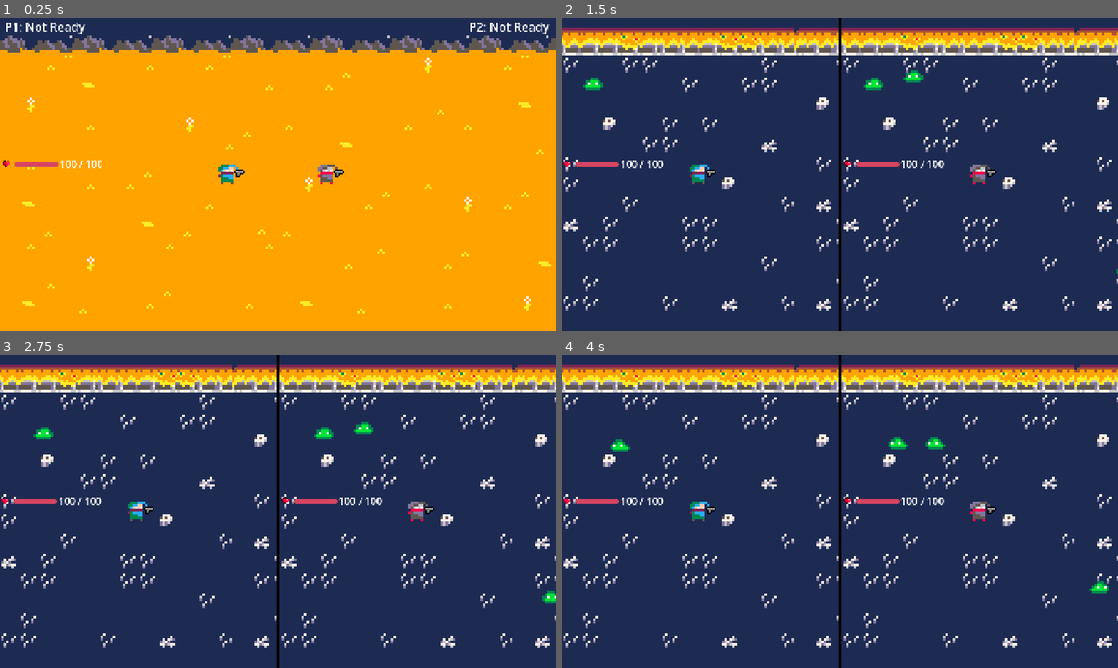
Above: before the commit, frames 1-4 (two rows, left to right).
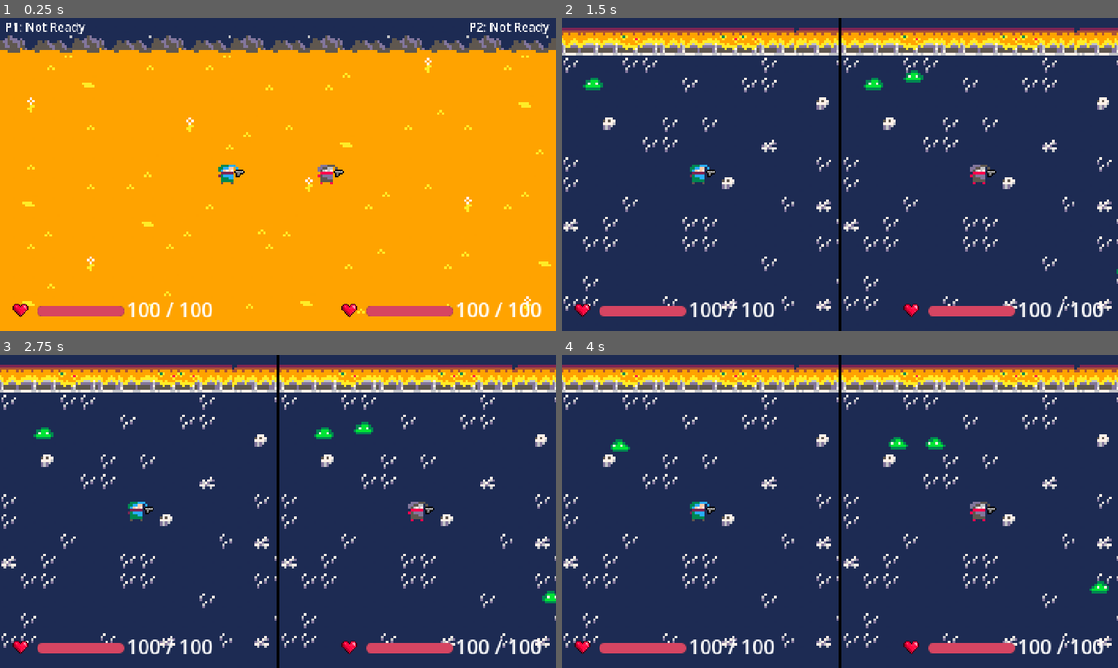
Above: after the commit, the same moments.

Repository: SamZhang150/rivals-ascent
Game: Godot game, scene res://scenes/core/splitscreen.tscn
Same seed, same stepped clock (60 frames per second), same inputs: the game is played once before the commit and once after it.
Inputs (mouse positions are in pixels of both pictures, inside the frame that each line leads up to):
- Up to frame 1 (0.25 s): no input
- Up to frame 2 (1.5 s): tap Enter at 0.5 s; move the mouse to (962, 158) at 0.52 s; hold Shift (p1_ready) 0.53-1.28 s; tap Space at 1.25 s; move the mouse to (728, 190) at 1.27 s; tap M (p2_ready) at 1.35 s
- Up to frame 3 (2.75 s): move the mouse to (333, 442) at 2.02 s; hold Shift (p1_ready) from 2.03 s (still down)
- Up to frame 4 (4 s): move the mouse to (812, 574) at 2.77 s; release Shift (p1_ready) at 2.78 s; tap M (p2_ready) at 2.85 s; move the mouse to (1006, 558) at 3.52 s; hold Shift (p1_ready) from 3.53 s (still down)

The runs differ from the first frame. In frame 1, 2.1% of the frame differs, in the area x 0-98%, y 45-96%; in frame 2, 2.3%; in frame 3, 2.3%; in frame 4, 2.3%.

Commit message:
fix health ui, add lobby respawning

Diff:
--- a/scenes/core/splitscreen.tscn
+++ b/scenes/core/splitscreen.tscn
@@ -50,9 +50,6 @@
 size = Vector2i(216, 244)
 render_target_update_mode = 4
 
-[node name="HealthUI" parent="ScreenDisplay/ViewportContainer/Left" unique_id=830834019 instance=ExtResource("6_uskqa")]
-layout_mode = 2
-
 [node name="Right" type="SubViewportContainer" parent="ScreenDisplay/ViewportContainer" unique_id=546929494]
 layout_mode = 2
 size_flags_horizontal = 3
@@ -63,9 +60,6 @@
 snap_2d_vertices_to_pixel = true
 size = Vector2i(216, 244)
 render_target_update_mode = 4
-
-[node name="HealthUI" parent="ScreenDisplay/ViewportContainer/Right" unique_id=695591265 instance=ExtResource("6_uskqa")]
-layout_mode = 2
 
 [node name="UI" type="CanvasLayer" parent="." unique_id=347216691]
 
@@ -112,3 +106,8 @@
 offset_bottom = 23.0
 
 [node name="ShopUI" parent="UI" unique_id=1017933386 instance=ExtResource("6_w74f3")]
+
+[node name="HealthUILeft" parent="UI" unique_id=1253297385 instance=ExtResource("6_uskqa")]
+is_left = true
+
+[node name="HealthUIRight" parent="UI" unique_id=1368796784 instance=ExtResource("6_uskqa")]
--- a/scenes/ui/health_ui.tscn
+++ b/scenes/ui/health_ui.tscn
@@ -6,7 +6,6 @@
 [node name="HealthUI" type="Control" unique_id=1253297385]
 layout_mode = 3
 anchors_preset = 0
-scale = Vector2(0.5, 0.5)
 script = ExtResource("1_hdb0t")
 
 [node name="Heart" type="TextureRect" parent="." unique_id=302143614]
--- a/scripts/core/splitscreen.gd
+++ b/scripts/core/splitscreen.gd
@@ -150,14 +150,14 @@
 	p1 = player_scene.instantiate() as CharacterBody2D
 	p1.name = "Player1"
 	p1.player_id = 1                    # set BEFORE add_child
-	p1.health_ui = $ScreenDisplay/ViewportContainer/Left/HealthUI
+	p1.health_ui = $UI/HealthUILeft
 	p1.set_meta("player_id", 1)
 	world.add_child(p1)                 # _ready() fires here
 
 	p2 = player_scene.instantiate() as CharacterBody2D
 	p2.name = "Player2"
 	p2.player_id = 2                    # set BEFORE add_child
-	p2.health_ui = $ScreenDisplay/ViewportContainer/Right/HealthUI
+	p2.health_ui = $UI/HealthUIRight
 	p2.set_meta("player_id", 2)
 	world.add_child(p2)
 
@@ -329,9 +329,17 @@
 		_transition_to(Phase.SHOP_WAITING)
 
 
-# ─── PVP RESOLUTION ─────────────────────────────────────
+# ─── PVP RESOLUTION / LOBBY RESPAWN ────────────────────
 ## Call this from the player script when a player dies
 func on_player_died(player_id: int):
+	if phase == Phase.LOBBY:
+		var player = p1 if player_id == 1 else p2
+		get_tree().create_timer(2.0).timeout.connect(func() -> void:
+			if phase == Phase.LOBBY and lobby_instance:
+				var spawn = lobby_instance.get_node("SpawnPoint") as Marker2D
+				player.respawn_at(spawn.global_position)
+		)
+		return
 	if phase != Phase.PVP:
 		return
 	if player_id == 1:
--- a/scripts/player.gd
+++ b/scripts/player.gd
@@ -32,6 +32,8 @@
 var last_move_direction: Vector2 = Vector2.RIGHT
 var equipped_weapon: Node2D = null
 
+var is_invulnerable: bool = false
+
 # Shop / progression state
 var gold: int = 100
 var inventory: Array[String] = []
@@ -234,7 +236,7 @@
 	attack_area.monitoring = false
 
 func take_damage(amount: int) -> void:
-	if is_dead():
+	if is_dead() or is_invulnerable:
 		return
 
 	_set_health(get_health() - amount)
@@ -258,7 +260,7 @@
 	can_attack = false
 	visible = false
 
-	var game_manager := get_tree().root.get_node("Main") if get_tree().root.has_node("Main") else null
+	var game_manager := get_tree().current_scene
 	if game_manager != null and game_manager.has_method("on_player_died"):
 		game_manager.on_player_died(player_id)
 
@@ -271,6 +273,7 @@
 	_set_health(get_max_health())
 	_update_health_ui()
 
+	is_invulnerable = false
 	can_move = true
 	visible = true
 	sprite.modulate = Color.WHITE
@@ -278,6 +281,24 @@
 	attack_area.monitoring = false
 
 
+func respawn_at(pos: Vector2) -> void:
+	reset_for_round()
+	global_position = pos
+	_start_invuln(get_invuln_time())
+
+
+func _start_invuln(duration: float) -> void:
+	is_invulnerable = true
+	var tween = create_tween().set_loops()
+	tween.tween_property(sprite, "modulate:a", 0.2, 0.1)
+	tween.tween_property(sprite, "modulate:a", 1.0, 0.1)
+	get_tree().create_timer(duration).timeout.connect(func() -> void:
+		tween.kill()
+		sprite.modulate.a = 1.0
+		is_invulnerable = false
+	)
+
+
 # ─── SHOP INTERACTION ────────────────────────────────────
 
 func set_near_shop_station(station: Area2D) -> void:
--- a/scripts/ui/health_ui.gd
+++ b/scripts/ui/health_ui.gd
@@ -4,8 +4,14 @@
 @onready var label: Label = $Label
 @onready var health_bar: ProgressBar = $ProgressBar
 
+@export var is_left: bool = false
+
 func _ready() -> void:
-	position = Vector2(2, 115)
+	position = Vector2(10, 230)
+
+	if !is_left:
+		position = Vector2(275, 230)
+
 	heart.position = Vector2(0, 0)
 	label.position = Vector2(22 + health_bar.custom_minimum_size.x, -7)
 	health_bar.position = Vector2(20, 2)
@@ -29,8 +35,6 @@
 	bg.corner_radius_bottom_right = 8
 	health_bar.add_theme_stylebox_override("background", bg)
 
-	label.text = "20 / 20"
-
 func set_health(current: int, max_health: int) -> void:
 	health_bar.max_value = max_health
 	health_bar.value = current
Not shown: 1 places in scenes/core/splitscreen.tscn that only renumber resources
Not shown: 1 places in scenes/ui/health_ui.tscn that only renumber resources
